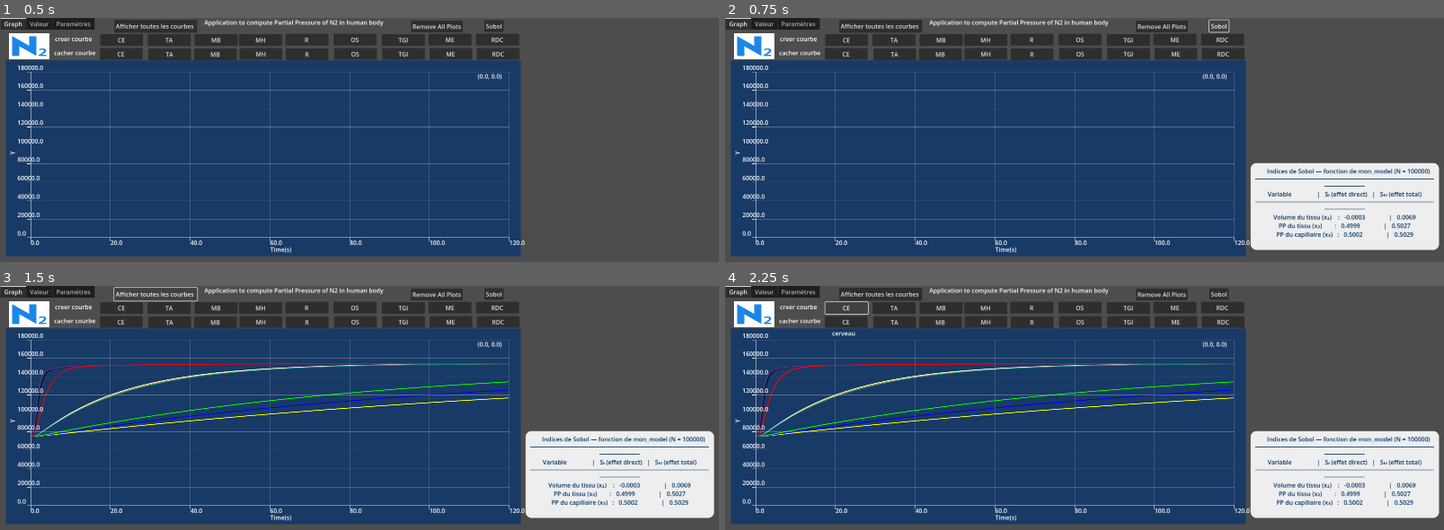
Above: before the commit, frames 1-4 (two rows, left to right).
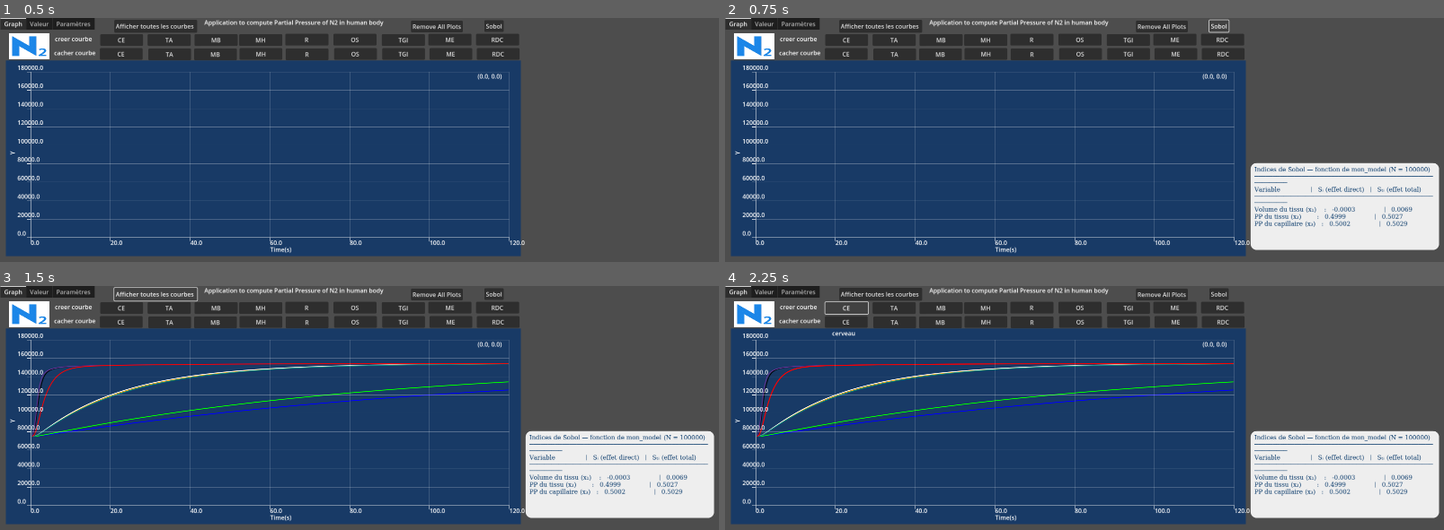
Above: after the commit, the same moments.

Repository: pascal-ballet/Dive-PP
Game: Godot game, scene res://dive_pp_n2.tscn
Same seed, same stepped clock (60 frames per second), same inputs: the game is played once before the commit and once after it.
Inputs:
- Up to frame 1 (0.5 s): no input
- Up to frame 2 (0.75 s): click "Sobol" at 0.5 s
- Up to frame 3 (1.5 s): click "Afficher toutes les courbes" at 1.25 s
- Up to frame 4 (2.25 s): click "CE" at 2 s

Frame 1 is identical in both runs. In frame 2, 2.2% of the frame differs, in the area x 73-99%, y 61-91%; in frame 3, 2.6%, in the area x 5-99%, y 45-91%; in frame 4, 2.6%.

Commit message:
func mon model
la fonction d avant ne testait que une fonction et pas le model complet, maintenant mon_model appel une fonction step qui fais tourner le model et renvoie la fonction que l'on veux tester

Diff:
--- a/dive_pp_n2.gd
+++ b/dive_pp_n2.gd
@@ -359,6 +359,15 @@
 	# Mise à jour de la variable
 	pp_N2_v_t1 = pp_N2_v_t0 + (k1 + 2 * k2 + 2 * k3 + k4) / 6
 
+var vc=0.5
+var Q=4.2
+var kn2=0.0000619
+var pp_N2_c_t0 = pp_N2_cCE_t0
+var pp_N2_ti_t0 = pp_N2_tiCE_t0
+func capilar_blood_ti():
+	var delta = (1/(vc*alpha_n2)*(Q*alpha_n2*pp_N2_a_t0-(alpha_n2*Q+kn2)*pp_N2_c_t0+kn2*pp_N2_ti_t0))*dt
+	#print("delta_cap_CE = ",delta)
+	pp_N2_cCE_t1 = pp_N2_cCE_t0 + delta
 
 ## Compute the partial pressure of c methode euler
 func capilar_blood_CE():
@@ -635,6 +644,10 @@
 
 ## Compute the partial pressure of ti
 ##methode euler
+var Vt = 70
+func tissue_ti():
+	var delta =(kn2/(alpha_n2*Vt)*(pp_N2_c_t0-pp_N2_ti_t0))*dt
+	pp_N2_ti_t1 = pp_N2_ti_t0 + delta
 func tissue_CE():
 	var delta = (kn2CE/(alpha_n2*vtiCE)*(pp_N2_cCE_t0-pp_N2_tiCE_t0))*dt
 	#print("delta_tissue_CE = ",delta)
@@ -2516,13 +2529,15 @@
 ###############################################################
 #Analyse de sobole 1 tissue
 ###############################################################
-
+var pp_N2_ti_t1 = 0
+var pp_N2_c_t1 = 0
 func _ready_s() -> void:
 	var panel := get_node("TabContainer/Graph/Control/ResultBox")
 	panel.visible = !panel.visible
 	var d := 3                               # nombre de variables
 	var N := 100_000                         # taille d’échantillon
 	var rng := RandomNumberGenerator.new()
+
 	rng.randomize()   # graine aléatoire basée sur l’horloge
 	#rng.seed = 1                             # reproductibilité
 
@@ -2603,11 +2618,11 @@
 	#print("────────────────────────────────────────────────────────")
 	#for i in range(d):
 		#print("%s :  Sᵢ = %.4f   |   Sₜᵢ = %.4f" % [names[i], S[i], ST[i]])
-	var display_text := "[color=#003366][center]"
+	var display_text := "[color=#003366]"
 	display_text +="		Indices de Sobol — fonction de mon_model (N = %d)\n" % N
-	display_text += "────────────────────────────────────────────────────────────\n"
+	display_text += "──────────────────────────────────────────────────────────\n"
 	display_text += "Variable                |   Sᵢ (effet direct)   |   Sₜᵢ (effet total)\n"
-	display_text += "────────────────────────────────────────────────────────────\n"
+	display_text += "──────────────────────────────────────────────────────────\n"
 	display_text += "Volume du tissu (x₁)    :   %.4f               |   %.4f\n" % [S[0], ST[0]]
 	display_text += "PP du tissu (x₂)        :   %.4f               |   %.4f\n" % [S[1], ST[1]]
 	display_text += "PP du capillaire (x₃)   :   %.4f               |   %.4f\n" % [S[2], ST[2]]
@@ -2627,15 +2642,40 @@
 # ────────────────────────────────────────────────────────────────────
 # Fonctions utilitaires
 # ────────────────────────────────────────────────────────────────────
-func mon_model(Vt: float, pp_N2_c_t0: float, pp_N2_ti_t0: float, ) -> float: #cerveau
+func mon_model(Vt: float, pp_N2_c_t0: float, pp_N2_ti_t0: float, ) -> float: #1 tissue
 	var K3: float=0.00267
-	var alpha_ti:float=0.0000619
-	return (K3/(alpha_ti*Vt)*(pp_N2_c_t0-pp_N2_ti_t0))
-
-
+	#var alpha_n2 :float=0.0000619
+	step_ti()
+	return (K3/(alpha_n2*Vt)*(pp_N2_c_t0-pp_N2_ti_t0))*dt
 
 	#x1 + x2/10.0 + x3/2
 	#return sin(x1) + 7.0 * pow(sin(x2), 2) + 0.1 * pow(x3, 4) * sin(x1)
+
+	## fonction step pour 1 seul tissue
+func step_ti() :
+	while time<120 :
+		time = time + dt
+		iteration = iteration + 1
+			# Compute one step
+		pressure_atm()
+		air()
+		airways_rk4()
+		alveolar_rk4()
+		alveolar_blood_rk4()
+		arterial_blood_rk4()
+		venous_blood_rk4()
+		capilar_blood_ti()
+		tissue_ti()
+		# Preparer le prochain step
+		pp_N2_aw_t0 	= pp_N2_aw_t1
+		pp_N2_alv_t0	= pp_N2_alv_t1
+		pp_N2_alb_t0	= pp_N2_alb_t1
+		pp_N2_a_t0		= pp_N2_a_t1
+		pp_N2_v_t0		= pp_N2_v_t1
+
+			# Variables tissus
+		pp_N2_ti_t0	= pp_N2_ti_t1
+		pp_N2_c_t0		= pp_N2_c_t1
 
 func mean(arr: Array[float]) -> float:
 	var s := 0.0
--- a/dive_pp_n2.tscn
+++ b/dive_pp_n2.tscn
@@ -15,6 +15,13 @@
 expand_margin_top = 10.0
 expand_margin_right = 10.0
 expand_margin_bottom = 10.0
+
+[sub_resource type="FontFile" id="FontFile_0resv"]
+cache/0/16/0/ascent = 0.0
+cache/0/16/0/descent = 0.0
+cache/0/16/0/underline_position = 0.0
+cache/0/16/0/underline_thickness = 0.0
+cache/0/16/0/scale = 1.0
 
 [node name="Dive-PP-N2" type="Node2D"]
 script = ExtResource("1_d2c84")
@@ -241,6 +248,7 @@
 
 [node name="SobolResults" type="RichTextLabel" parent="TabContainer/Graph/Control/ResultBox"]
 layout_mode = 2
+theme_override_fonts/normal_font = SubResource("FontFile_0resv")
 bbcode_enabled = true
 
 [node name="RichTextLabelME" type="RichTextLabel" parent="TabContainer/Graph"]
Not shown: 1 places in dive_pp_n2.tscn that only renumber resources
